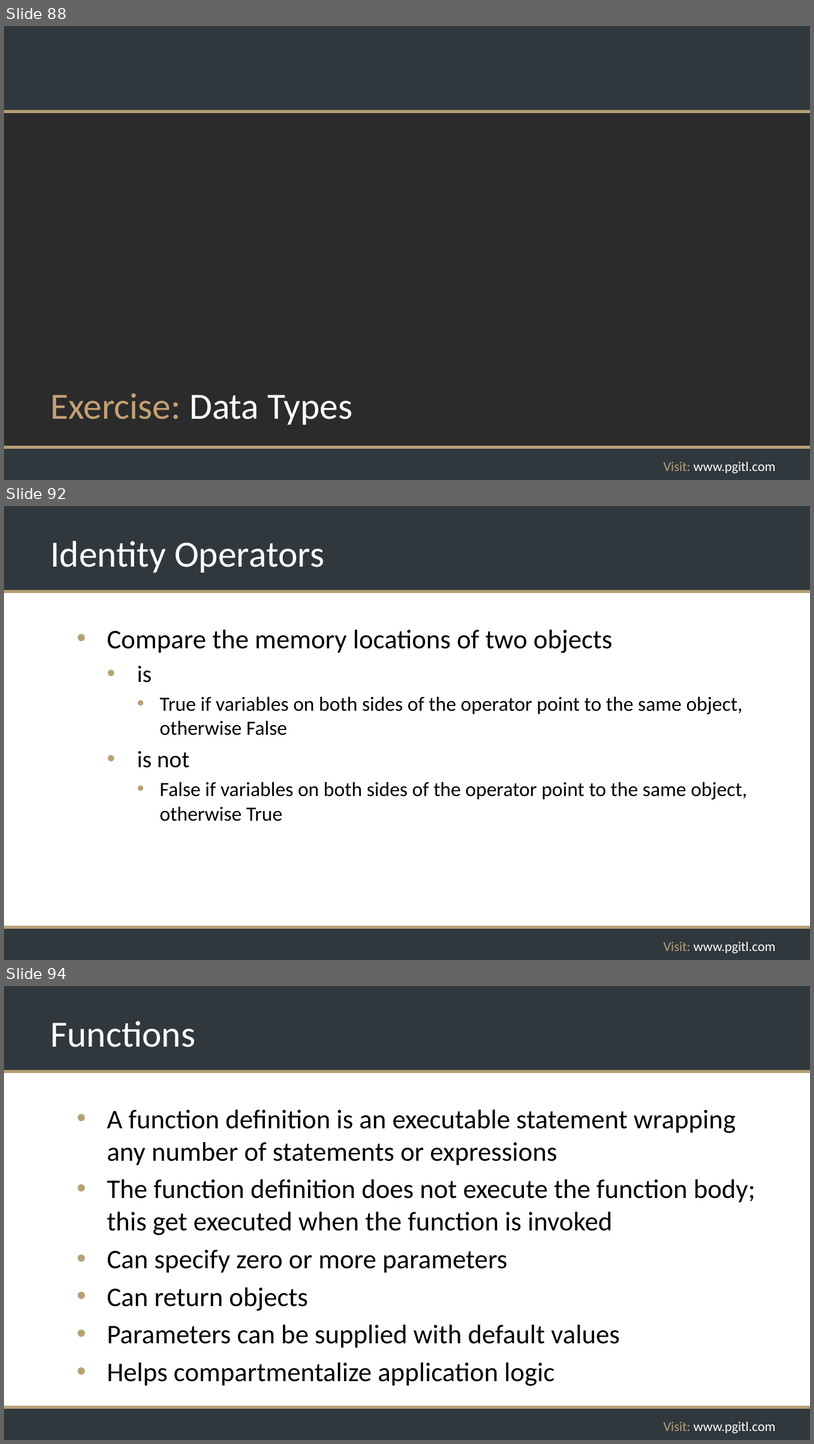
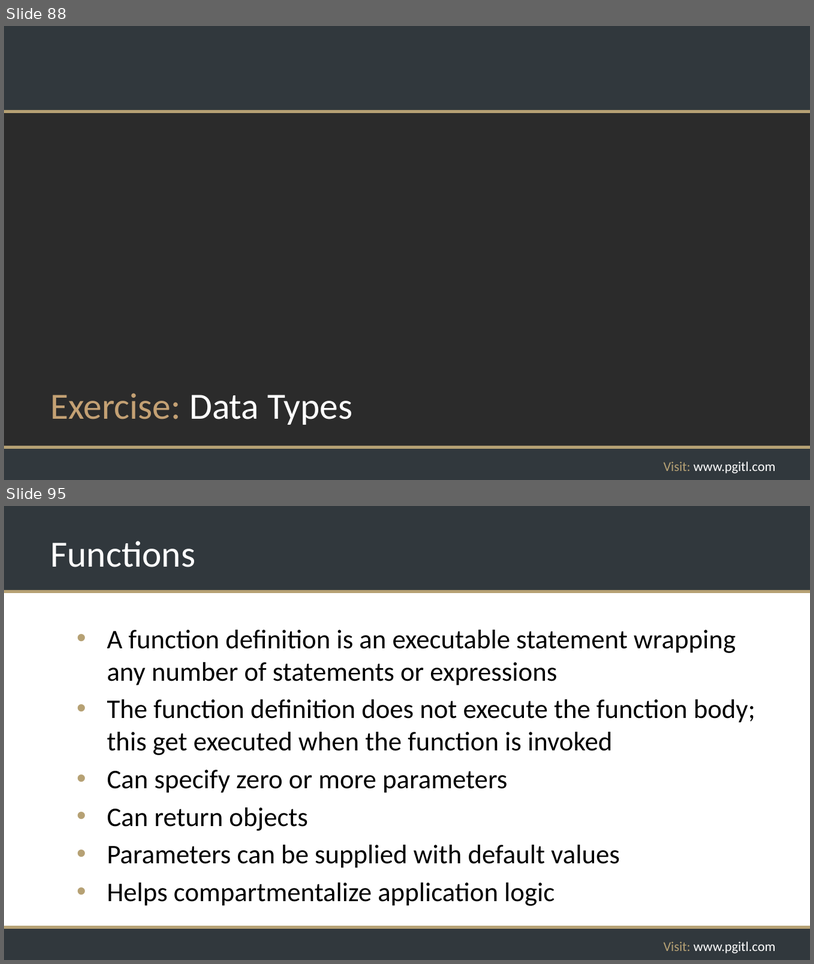
Before and after one commit to rikkouri/project-a, a slide deck: Programming Foundations.pptx. Shown one above the other, each under a label of ours: slides 88, 92 and 94 before the commit, slides 88 and 95 after it; the slides between them are not shown. The pictures are 814x1444 and 814x964 pixels, drawn with LibreOffice and Linux fonts; fonts in the diff are those of the drawing; background and template pictures are left out; a plain dark background stands for a picture behind light text. Boxes give left, top, right and bottom in pixels: in the first picture for what was removed or moved away, otherwise in the second. Text is boxed around its words. In the diff, an @@ line names an element or a change of style, - is before the commit and + after.

```diff
--- a/Programming Foundations.pptx
+++ b/Programming Foundations.pptx
@@ slide 92 removed at (4, 506, 810, 960), background #FFFFFF; not listed: 5 template elements that a slide beside it also shows @@
@@ title removed at (50, 541, 324, 573) @@
-Identity Operators
@@ text removed at (107, 630, 747, 821) @@
-• Compare the memory locations of two objects
-  • is
-    • True if variables on both sides of the operator point to the same object, otherwise False
-  • is not
-    • False if variables on both sides of the operator point to the same object, otherwise True
@@ what was slide 94 is now slide 95 @@
```
Also in this commit, not shown: 3 slides changed, 3 slides added, 1 other slide removed.
